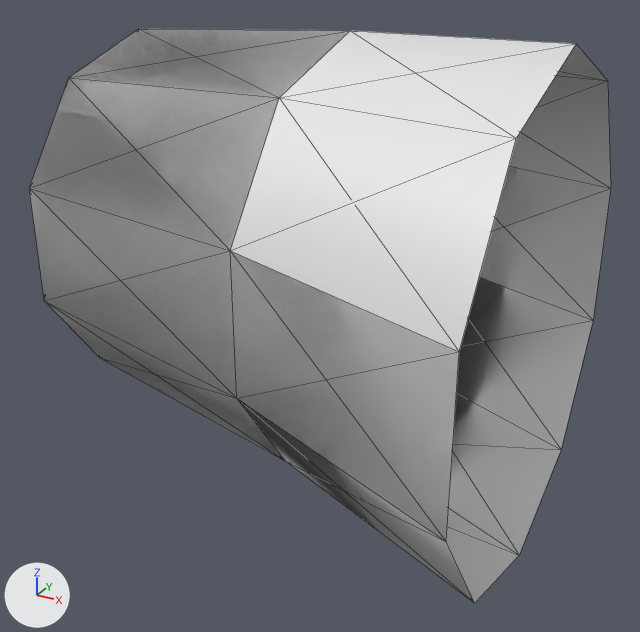
The glTF model assets/gear/habit_cuff_r.glb, before and after one commit.
Rendered twice from a camera (50 mm lens) standing at (0.307, -0.368, 0.137) and looking at (0.106, -0.002, -0.046). Lighting does not change. The marker at lower left points along +X, +Y and +Z. The older version comes first. Mesh edges are drawn as thin lines. Vertices at exactly the same position are counted once.

Names of what the first picture shows: 'habit_cuff_r'.
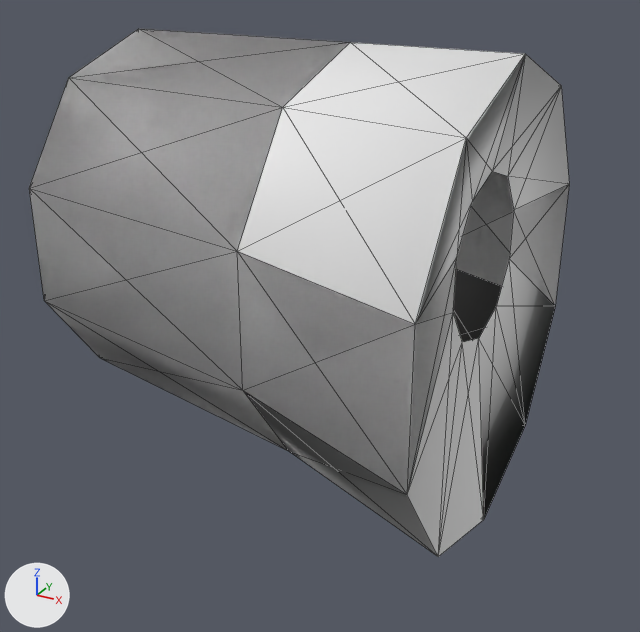
Commit message: fix: close Alvar's bell cuffs round the wrist

Edits to the bpy script that builds the scene:
```text
Change me_habit_cuff_r:
    used by ob_habit_cuff_r; location = (0.0, 0.0, 0.0)
    remove me_habit_cuff_r.from_pydata(...)  # 40 vertices, 120 faces; spans x -0.03..0.22, y -0.114..0.114, z -0.155..0.095
    add me_habit_cuff_r.from_pydata(...)  # 50 vertices, 160 faces; spans x -0.03..0.2, y -0.105..0.105, z -0.14..0.09
    me_habit_cuff_r part 1
    20 vertices move from x 0.12..0.22, y -0.114..0.114, z -0.155..0.095 to x 0.12..0.2, y -0.105..0.105, z -0.14..0.09
    10 vertices are added at x 0.19, y -0.038..0.038, z -0.04..0.04
    40 new faces join them
```

What differs and where, as boxes [x1, y1, x2, y2] in the pictures (640 x 632 px):
'habit_cuff_r', reshaped (7% narrower, 8% shorter)
    before: [29, 29, 611, 603]
    after: [29, 29, 569, 557]
